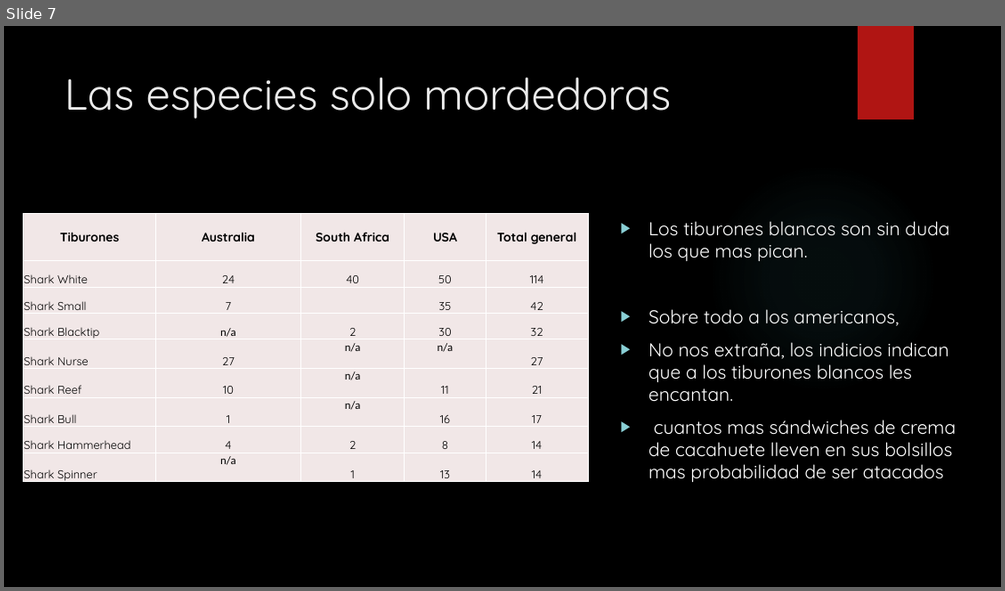
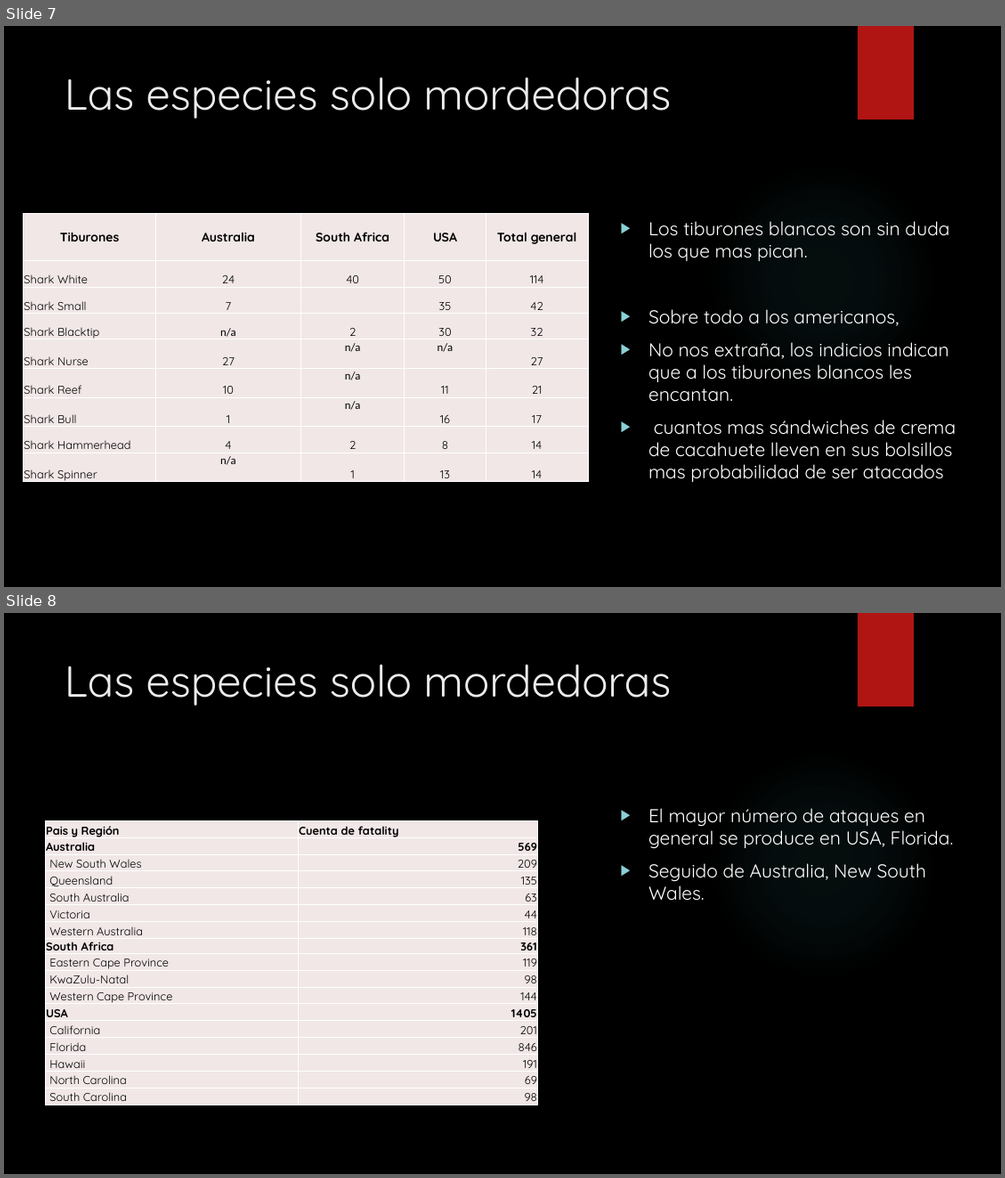
Before and after one commit to JaimeLeoz/proyecto1-sharks-, a slide deck: ppt-sharks/Sharknado attack.pptx. Shown one above the other, each under a label of ours: slide 7 before the commit, slides 7 and 8 after it. The pictures are 1005x591 and 1005x1178 pixels, drawn with LibreOffice and Linux fonts; fonts in the diff are those of the drawing; background and template pictures are left out. Boxes give left, top, right and bottom in pixels: in the first picture for what was removed or moved away, otherwise in the second. Text is boxed around its words. In the diff, an @@ line names an element or a change of style, - is before the commit and + after.

```diff
--- a/ppt-sharks/Sharknado attack.pptx
+++ b/ppt-sharks/Sharknado attack.pptx
@@ slide 8 added at <box>4,613,1001,1174</box>, background picture (left out); not listed: 2 template elements that a slide beside it also shows @@
@@ title added at <box>65,664,671,706</box>, 42 pt, text #EBEBEB @@
+Las especies solo mordedoras
@@ table added at <box>45,821,538,1104</box>, 17 rows, 2 columns @@
+Pais y Región | Cuenta de fatality
+Australia | 569
+New South Wales | 209
+Queensland | 135
+South Australia | 63
+Victoria | 44
+Western Australia | 118
+South Africa | 361
+Eastern Cape Province | 119
+KwaZulu-Natal | 98
+Western Cape Province | 144
+USA | 1405
+California | 201
+Florida | 846
+Hawaii | 191
+North Carolina | 69
+South Carolina | 98
@@ text added at <box>648,808,954,900</box>, 18 pt, text #FFFFFF @@
+▶ El mayor número de ataques en general se produce en USA, Florida.
+▶ Seguido de Australia, New South Wales.
```
Also in this commit, not shown: 1 other slide added, 7 other files.
